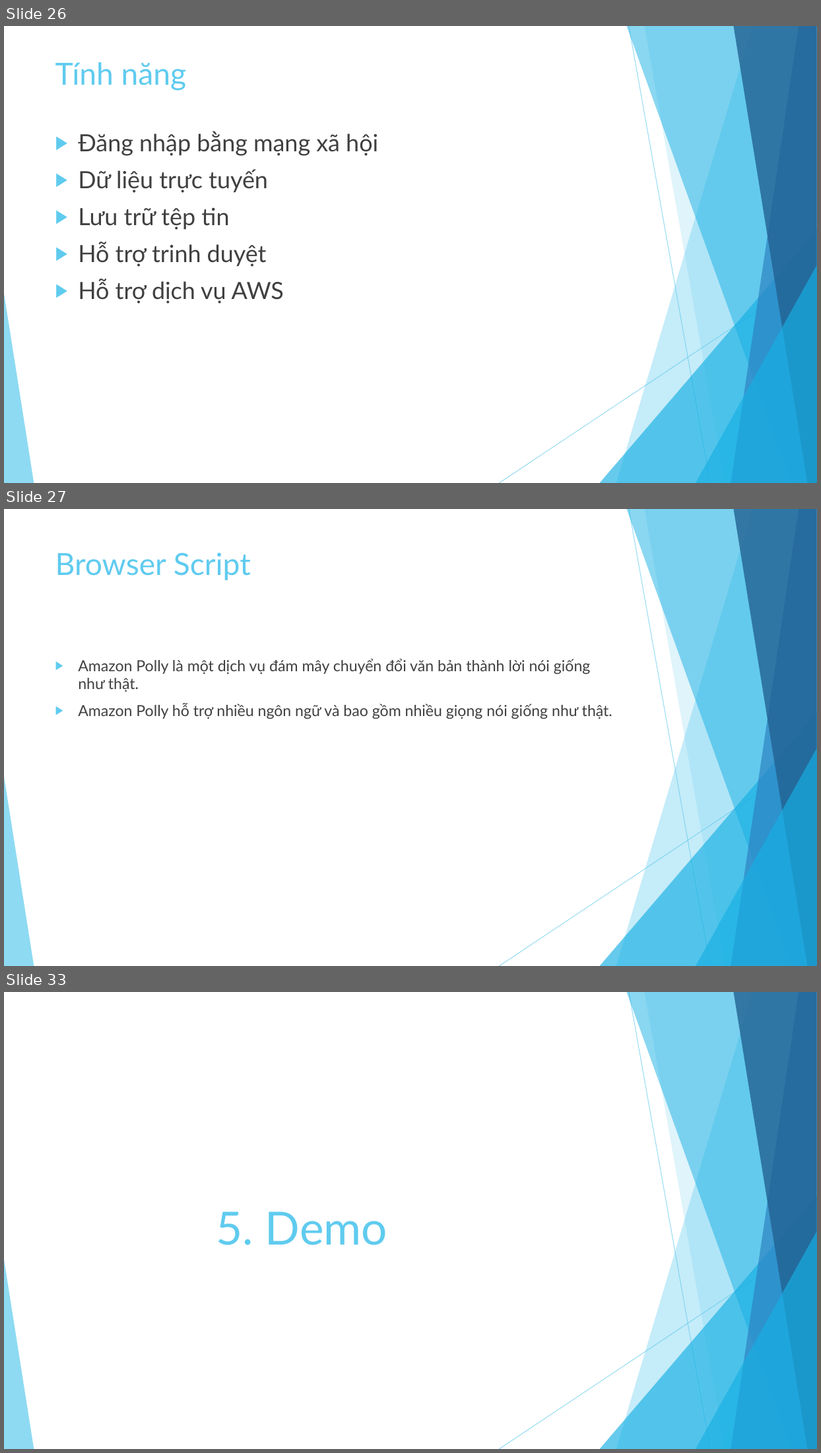
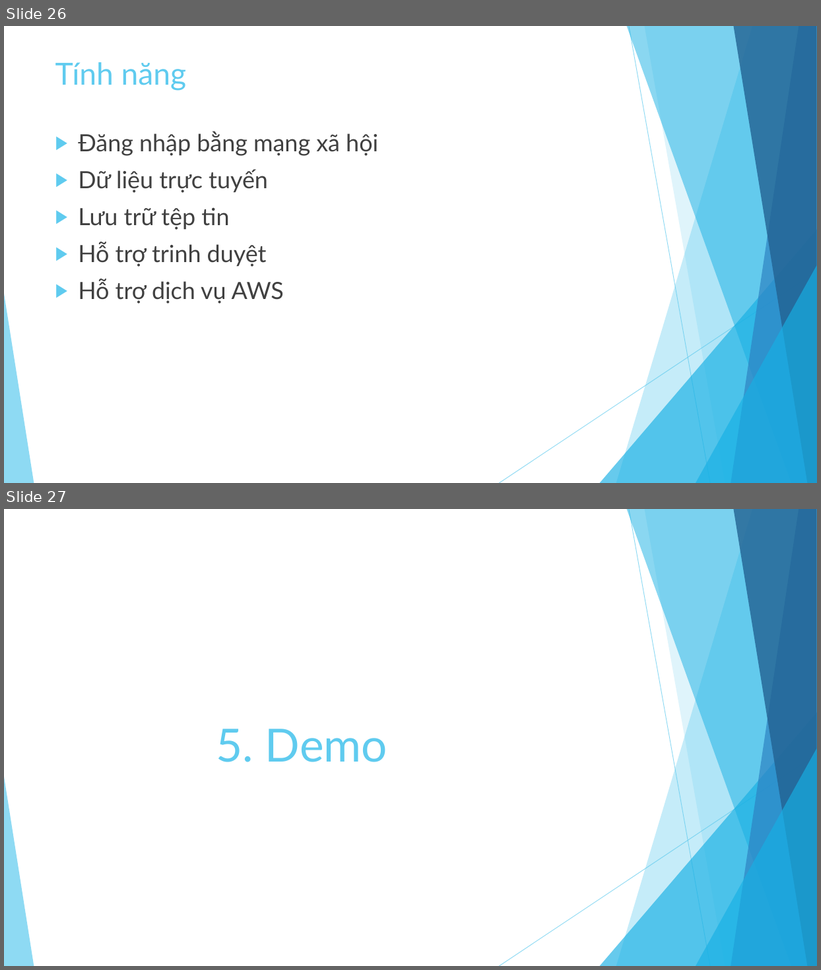
Before and after one commit to AnhDiTimEm/ADB_DynamoDB, a slide deck: DynamoDB.pptx. Shown one above the other, each under a label of ours: slides 26, 27 and 33 before the commit, slides 26 and 27 after it; the slides between them are not shown. The pictures are 821x1453 and 821x970 pixels, drawn with LibreOffice and Linux fonts; fonts in the diff are those of the drawing. Boxes give left, top, right and bottom in pixels: in the first picture for what was removed or moved away, otherwise in the second. Text is boxed around its words. In the diff, an @@ line names an element or a change of style, - is before the commit and + after.

```diff
--- a/DynamoDB.pptx
+++ b/DynamoDB.pptx
@@ slide 27 removed at <box>4,509,817,966</box>, background #FFFFFF; not listed: 10 template elements that a slide beside it also shows @@
@@ title removed at <box>55,553,251,580</box> @@
-Browser Script
@@ text removed at <box>78,659,613,719</box> @@
-▶ Amazon Polly là một dịch vụ đám mây chuyển đổi văn bản thành lời nói giống như thật.
-▶ Amazon Polly hỗ trợ nhiều ngôn ngữ và bao gồm nhiều giọng nói giống như thật.
@@ what was slide 33 is now slide 27 @@
```
Also in this commit, not shown: 5 other slides removed.
